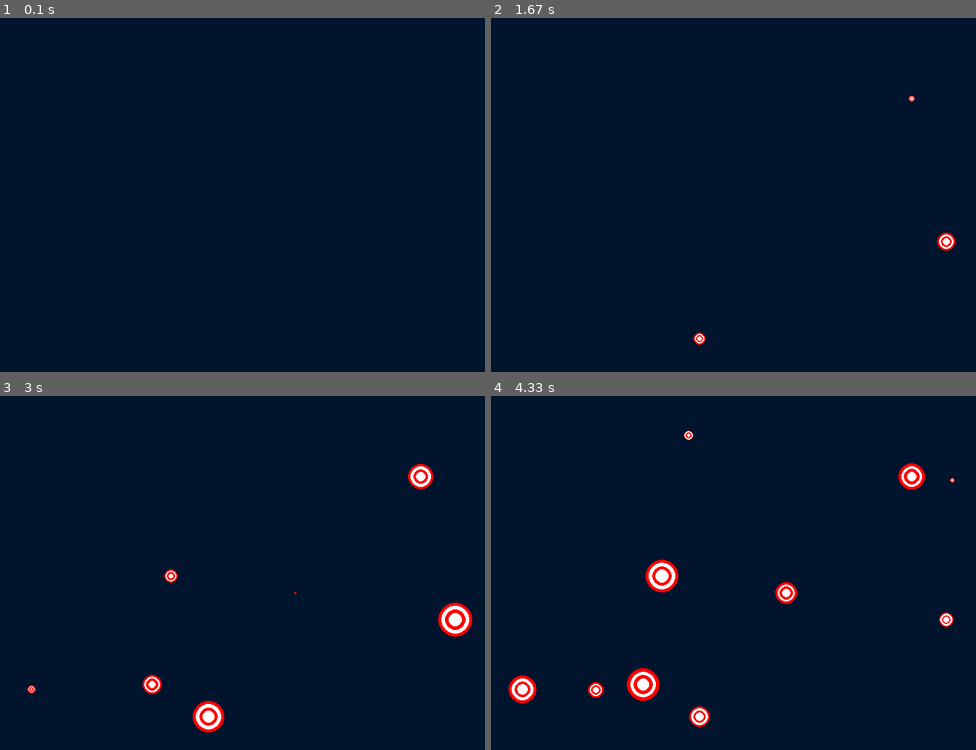
Above: before the commit, frames 1-4 (two rows, left to right).
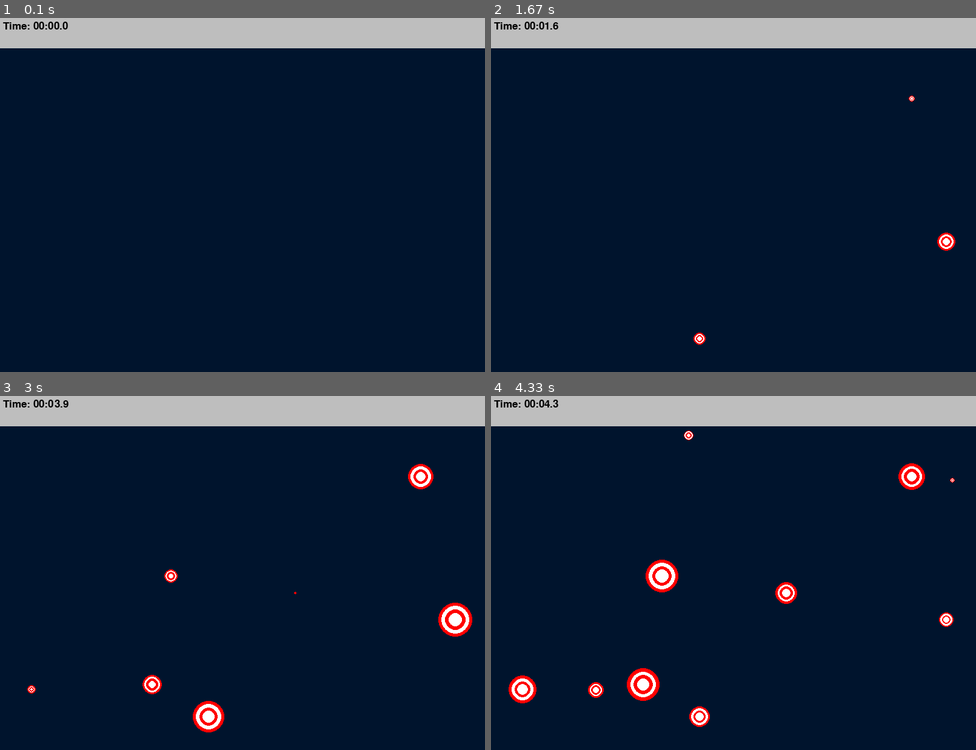
Above: after the commit, the same moments.

Repository: EhsanDrn2207/Aim-Trainer-Pygame
Game: pygame game, started from main.py
Same seed, same stepped clock (60 frames per second), same inputs: the game is played once before the commit and once after it.
Inputs (mouse positions are in pixels of both pictures, inside the frame that each line leads up to):
- Up to frame 1 (0.1 s): no input
- Up to frame 2 (1.67 s): click (733, 198) at 0.38 s
- Up to frame 3 (3 s): no input
- Up to frame 4 (4.33 s): no input

The runs differ from the first frame. In frame 1, 8.6% of the frame differs, in the area x 0-100%, y 0-9%; in frame 2, 8.6%; in frame 3, 8.6%; in frame 4, 8.6%.

Commit message:
add top bar timer

Diff:
--- a/main.py
+++ b/main.py
@@ -1,6 +1,7 @@
 import pygame
 import random
 import math
+import time
 
 pygame.init()
 
@@ -11,7 +12,12 @@
 target_increament = 400 # سرعتی که اهداف ما تغییر اندازه می دهند
 target_event = pygame.USEREVENT #  custom events
 target_pading = 30
+
 background_color = (0, 20, 45) # red, green, blue
+lives = 5
+top_bar_heigth = 50
+
+label_font = pygame.font.SysFont("comicsans", 26)
 
 class Target:
     max_size = 30 # حداکثر تعداد پیکسل که هر هدف بهش میرسه
@@ -52,7 +58,21 @@
     for target in targets:
         target.draw() # نمایش اهداف بر روی صقحه ی نمایش
 
-    pygame.display.update() # updates the contents of the entire display
+
+def time_format(secs):
+    milli = math.floor(int(secs * 1000 % 1000) / 100)
+    seconds = int(round(secs % 60, 1))
+    minutes = int(secs // 60)
+
+    return f"{minutes:02d}:{seconds:02d}.{milli}"
+
+
+def draw_top_bar(window, elapsed_time, targets_pressed, misses):
+    pygame.draw.rect(window, "grey", (0, 0, width, top_bar_heigth))
+    time_label = label_font.render(
+        f"Time: {time_format(elapsed_time)}", 1, "black")
+
+    window.blit(time_label, (5, 5))
 
 def main():
     run = True
@@ -62,6 +82,7 @@
     target_pressed = 0 # تعداد اهدافی که زده شد
     clicks = 0 # تعداد کلیک ها کاربر
     misses = 0 # تعداد اهدافی که کاربر از دست داده
+    start_time = time.time()
 
     pygame.time.set_timer(target_event, target_increament)
 
@@ -69,6 +90,7 @@
         clock.tick(60) # defind F
         click = False
         mouse_position = pygame.mouse.get_pos()
+        elapsed_time = time.time() - start_time
 
         for event in pygame.event.get():
             if event.type == pygame.QUIT:
@@ -95,8 +117,13 @@
             if click and target.collide(*mouse_position): # mouse position[0], mouse position[1]
                 targets.remove(target)
                 target_pressed += 1
+        if misses >= lives:
+            pass
+
 
         draw_targets(window, targets)
+        draw_top_bar(window, elapsed_time, target_pressed, misses)
+        pygame.display.update() # updates the contents of the entire display
 
     pygame.quit()
 
